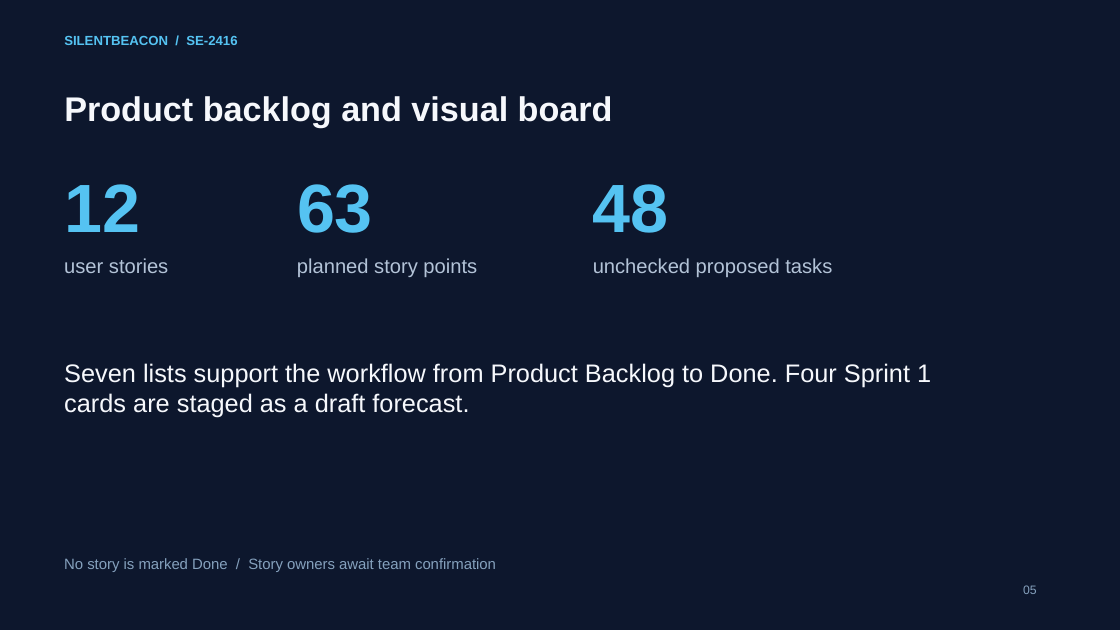
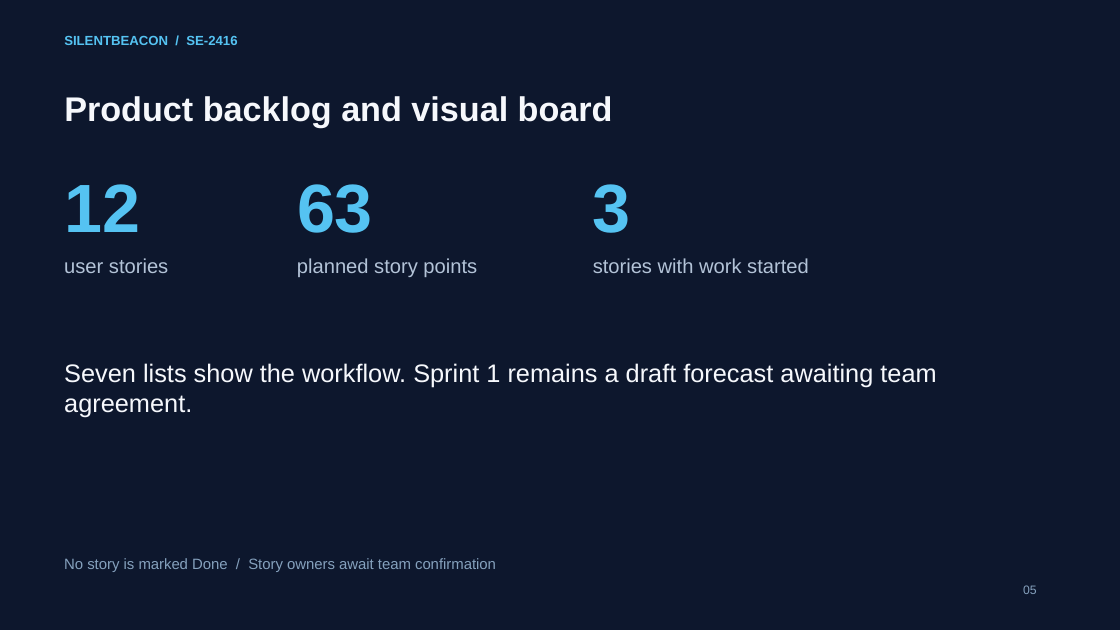
Before and after one commit to nalrematvonessahk/silentbeacon-agile-project, a slide deck: slide 5 of SilentBeacon_Defense_Ready_Draft.pptx. Drawn at 1120x630 pixels with LibreOffice and Linux fonts; fonts in the diff are those of the drawing. Boxes give left, top, right and bottom in pixels: in the first picture for what was removed or moved away, otherwise in the second. Text is boxed around its words. In the diff, an @@ line names an element or a change of style, - is before the commit and + after.

```diff
--- a/SilentBeacon_Defense_Ready_Draft.pptx
+++ b/SilentBeacon_Defense_Ready_Draft.pptx
@@ text at bbox=[593, 184, 631, 233]: text changed @@
-48
+3
@@ text at bbox=[593, 258, 809, 273]: text changed @@
-unchecked proposed tasks
+stories with work started
@@ text at bbox=[64, 363, 936, 418]: text changed @@
-Seven lists support the workflow from Product Backlog to Done. Four Sprint 1 cards are staged as a draft forecast.
+Seven lists show the workflow. Sprint 1 remains a draft forecast awaiting team agreement.
```
Also in this commit, not shown: 4 other slides changed, 25 other files.
